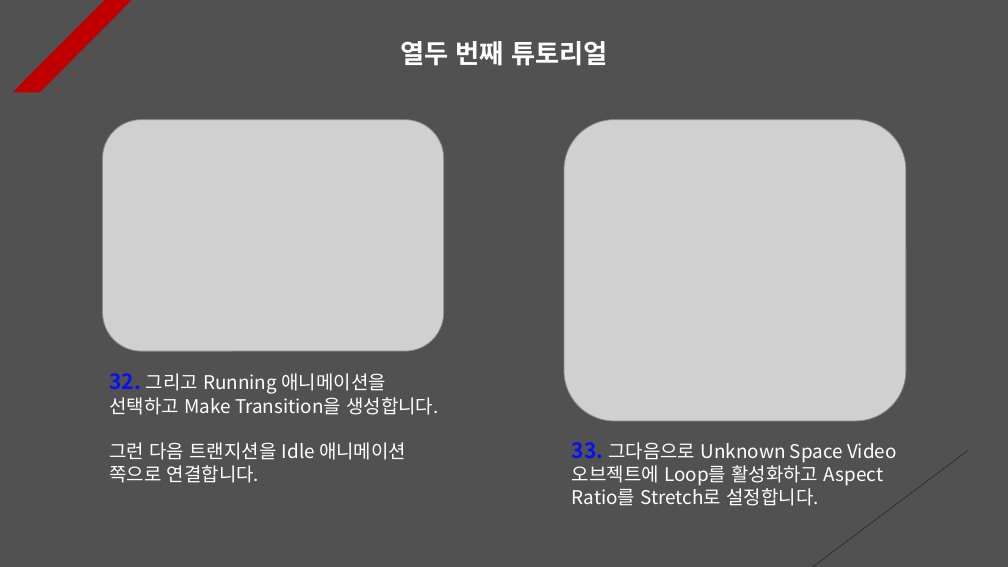
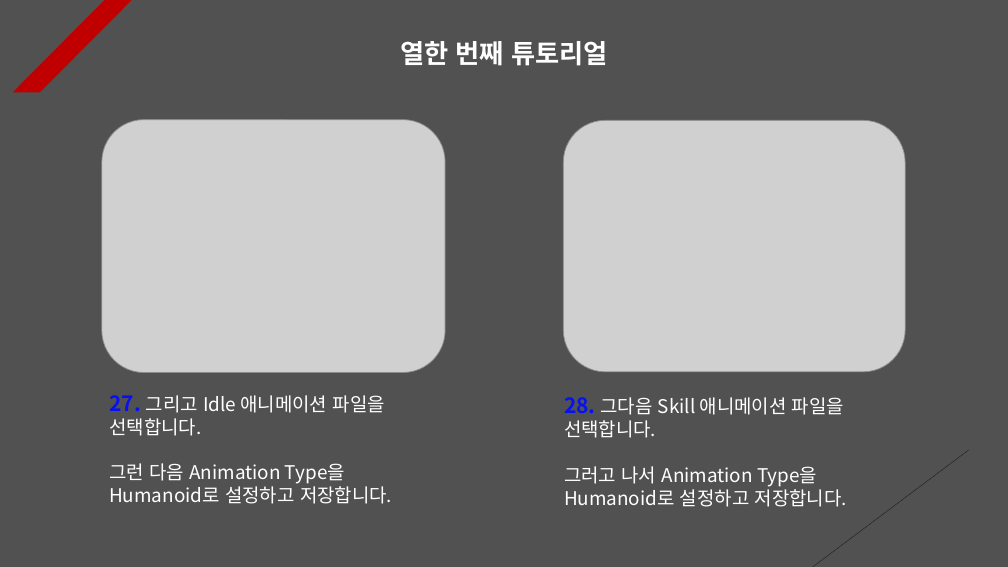
Before and after one commit to Unity2033/3D-UnityEngine, a slide deck: slide 11 of Assets/Animation Event/PPT Data/Animation Event Example.pptx (slide 12 before the commit). Drawn at 1008x567 pixels with LibreOffice and Linux fonts; fonts in the diff are those of the drawing; grey boxes stand for pictures. Boxes give left, top, right and bottom in pixels: in the first picture for what was removed or moved away, otherwise in the second. Text is boxed around its words. In the diff, an @@ line names an element or a change of style, - is before the commit and + after.

```diff
--- a/Assets/Animation Event/PPT Data/Animation Event Example.pptx
+++ b/Assets/Animation Event/PPT Data/Animation Event Example.pptx
@@ text at box(400, 41, 607, 66): text changed @@
-열두 번째 튜토리얼
+열한 번째 튜토리얼
@@ picture: place and size @@
-picture at box(103, 119, 444, 351)
+picture at box(102, 119, 445, 372)
@@ picture: place and size @@
-picture at box(564, 119, 906, 421)
+picture at box(563, 120, 905, 372)
@@ text at box(109, 395, 392, 504): text changed @@
-32. 그리고 Running 애니메이션을 선택하고 Make Transition을 생성합니다.
-그런 다음 트랜지션을 Idle 애니메이션 쪽으로 연결합니다.
+27. 그리고 Idle 애니메이션 파일을 선택합니다.
+그런 다음 Animation Type을 Humanoid로 설정하고 저장합니다.
@@ text added at box(564, 397, 847, 507), 18 pt, text #FFFFFF @@
+28. 그다음 Skill 애니메이션 파일을 선택합니다.
+그러고 나서 Animation Type을 Humanoid로 설정하고 저장합니다.
@@ text removed at box(572, 442, 897, 506) @@
-33. 그다음으로 Unknown Space Video 오브젝트에 Loop를 활성화하고 Aspect Ratio를 Stretch로 설정합니다.
```
Also in this commit, not shown: 9 other slides changed, 3 slides added, 2 slides removed, 24 other files.
